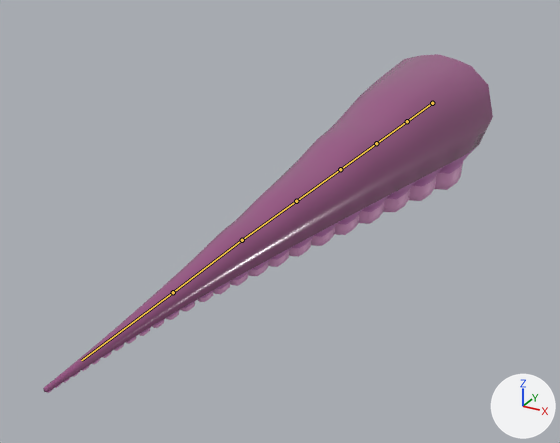
An edit to the FBX model Assets/Models/Tentacle.fbx, drawn before and after from the same camera.
Rendered twice from a camera (50 mm lens) standing at (27.5, -87.6, 24.2) and looking at (-4.6, -29.3, -5.0). The axes (+X, +Y, +Z) are drawn at lower right. The lights are the same throughout. The picture after the commit comes second. The bones that change, and the others that lie on the model, are drawn over the model as lines.
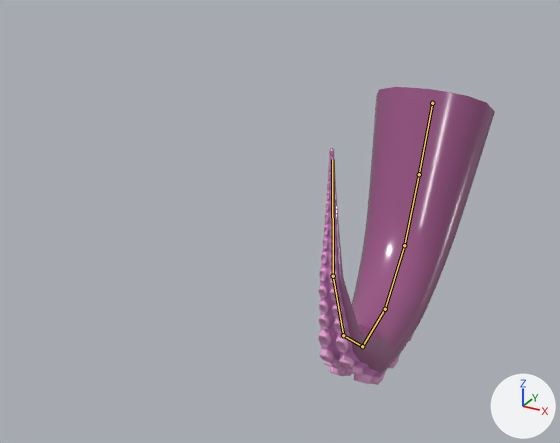
The newer file adds an action. The first version stands in its rest pose; the second is drawn at frame 19 of the action 'Armature|Idle'.

The edits, one by one:
Bone 'Bone' (bone_bone) turns from (0, 0, 0) to (61, -2, -10) degrees about its own x, y and z.
Bone 'Bone.006' (bone_bone_006) turns from (0, 0, 0) to (-7, 0, 0) degrees about its own x, y and z.
Bone 'Bone.005' (bone_bone_005) turns from (0, 0, 0) to (-23, 0, 2) degrees about its own x, y and z.
Bone 'Bone.004' (bone_bone_004) turns from (0, 0, 0) to (-33, 1, 2) degrees about its own x, y and z.
Bone 'Bone.003' (bone_bone_003) turns from (0, 0, 0) to (-35, 1, 3) degrees about its own x, y and z.
Bone 'Bone.002' (bone_bone_002) turns from (0, 0, 0) to (-29, 1, 2) degrees about its own x, y and z.
Bone 'Bone.001' (bone_bone_001) turns from (0, 0, 0) to (-18, 0, 1) degrees about its own x, y and z.

Where the change shows, as pixel boxes (x1, y1, x2, y2) in the pictures (560 x 443 px):
'Cylinder.005', posed (61% narrower, 12% shorter)
    before: (43, 54, 493, 393)
    after: (319, 87, 495, 385)
bone 'Bone', root to tip
    before: (432, 103) to (407, 121)
    after: (432, 103) to (419, 174)
bone 'Bone.006', root to tip
    before: (407, 121) to (376, 143)
    after: (419, 174) to (404, 245)
bone 'Bone.005', root to tip
    before: (376, 143) to (340, 169)
    after: (404, 245) to (385, 309)
bone 'Bone.004', root to tip
    before: (340, 169) to (296, 201)
    after: (385, 309) to (362, 346)
bone 'Bone.003', root to tip
    before: (296, 201) to (242, 240)
    after: (362, 346) to (343, 335)
bone 'Bone.002', root to tip
    before: (242, 240) to (173, 292)
    after: (343, 335) to (333, 276)
bone 'Bone.001', root to tip
    before: (173, 292) to (81, 360)
    after: (333, 276) to (332, 159)
